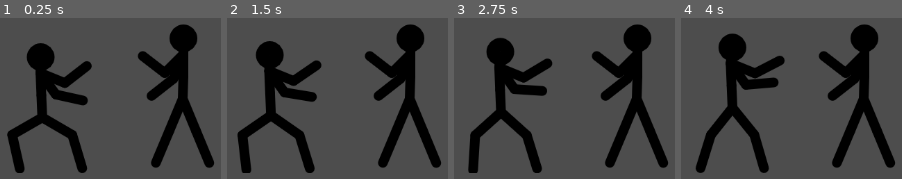
Above: before the commit, frames 1-4 (left to right).
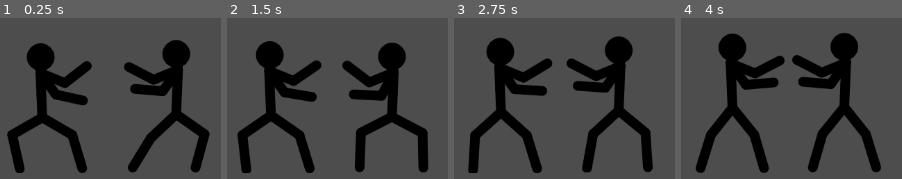
Above: after the commit, the same moments.

Repository: joshua-yoon1030/slowmo
Game: Godot game, scene res://Scenes/MainGame2P.tscn
Same seed, same stepped clock (60 frames per second), same inputs: the game is played once before the commit and once after it. The project has no main scene, so this scene is started directly.
Inputs:
- Up to frame 1 (0.25 s): no input
- Up to frame 2 (1.5 s): tap Enter at 0.5 s; tap D (p1high) at 0.6 s; hold S (p1back) from 1.28 s (still down); tap A (p1low) at 1.35 s
- Up to frame 3 (2.75 s): release S (p1back) at 2.03 s; tap K (p2back) at 2.1 s
- Up to frame 4 (4 s): tap L (p2high) at 2.85 s; hold S (p1back) from 3.53 s (still down); tap J (p2low) at 3.6 s

The runs differ from the first frame. In frame 1, 11% of the frame differs, in the area x 56-97%, y 3-97%; in frame 2, 15%; in frame 3, 16%; in frame 4, 16%, in the area x 50-97%, y 3-96%.

Commit message:
Added P2 Idle animation

Diff:
--- a/Scenes/MainGame2P.tscn
+++ b/Scenes/MainGame2P.tscn
@@ -13,6 +13,6 @@
 position = Vector2(509, 435)
 
 [node name="player2" parent="." instance=ExtResource("2_c6co6")]
-position = Vector2(698, 508)
+position = Vector2(670, 434)
 
 [node name="RoundTimer" parent="." instance=ExtResource("4_g4unr")]
--- a/Scenes/player_2.tscn
+++ b/Scenes/player_2.tscn
@@ -1,20 +1,114 @@
-[gd_scene load_steps=4 format=3 uid="uid://egbhsubu762j"]
+[gd_scene load_steps=27 format=3 uid="uid://egbhsubu762j"]
 
-[ext_resource type="Texture2D" uid="uid://d17gil2idpx0n" path="res://P2Animations/idle/idle_0000.png" id="1_wkcja"]
+[ext_resource type="Texture2D" uid="uid://b10fmysdigtdy" path="res://P2Animations/idle/p2Idle_0000.png" id="1_sg5fg"]
+[ext_resource type="Texture2D" uid="uid://dcwjn6vn00waf" path="res://P2Animations/idle/p2Idle_0001.png" id="2_064nc"]
 [ext_resource type="Script" uid="uid://bnwmelau6p4rp" path="res://Scripts/player_2.gd" id="2_cgts5"]
+[ext_resource type="Texture2D" uid="uid://bhfp6basrl1li" path="res://P2Animations/idle/p2Idle_0002.png" id="3_utg3y"]
+[ext_resource type="Texture2D" uid="uid://c74uhcu7p6eri" path="res://P2Animations/idle/p2Idle_0003.png" id="4_yb6qd"]
+[ext_resource type="Texture2D" uid="uid://dbpwfwupp5w06" path="res://P2Animations/idle/p2Idle_0004.png" id="5_kmca1"]
+[ext_resource type="Texture2D" uid="uid://rwd5teoegasi" path="res://P2Animations/idle/p2Idle_0005.png" id="6_kgtdn"]
+[ext_resource type="Texture2D" uid="uid://cthcv56c7dpq1" path="res://P2Animations/idle/p2Idle_0006.png" id="7_s081i"]
+[ext_resource type="Texture2D" uid="uid://cjbch6q5xubq" path="res://P2Animations/idle/p2Idle_0007.png" id="8_achxb"]
+[ext_resource type="Texture2D" uid="uid://dt44xmmnsxwh" path="res://P2Animations/idle/p2Idle_0008.png" id="9_0mk22"]
+[ext_resource type="Texture2D" uid="uid://c7ncupgv3udhr" path="res://P2Animations/idle/p2Idle_0009.png" id="10_kx34b"]
+[ext_resource type="Texture2D" uid="uid://chv6j6aeui2fp" path="res://P2Animations/idle/p2Idle_0010.png" id="11_ia3qp"]
+[ext_resource type="Texture2D" uid="uid://b5oijo3tvlr2u" path="res://P2Animations/idle/p2Idle_0011.png" id="12_ba12c"]
+[ext_resource type="Texture2D" uid="uid://iqhvdgutrcpm" path="res://P2Animations/idle/p2Idle_0012.png" id="13_etd2g"]
+[ext_resource type="Texture2D" uid="uid://bnukj7yjuoh0k" path="res://P2Animations/idle/p2Idle_0013.png" id="14_2xhua"]
+[ext_resource type="Texture2D" uid="uid://dmofb8s1vepfv" path="res://P2Animations/idle/p2Idle_0014.png" id="15_7jg8n"]
+[ext_resource type="Texture2D" uid="uid://3bhliaovk5d8" path="res://P2Animations/idle/p2Idle_0015.png" id="16_vblla"]
+[ext_resource type="Texture2D" uid="uid://cbav23vj6fxue" path="res://P2Animations/idle/p2Idle_0016.png" id="17_u3fu5"]
+[ext_resource type="Texture2D" uid="uid://bnj3h0l5kyohg" path="res://P2Animations/idle/p2Idle_0017.png" id="18_ryvcr"]
+[ext_resource type="Texture2D" uid="uid://c728rfcokawto" path="res://P2Animations/idle/p2Idle_0018.png" id="19_una76"]
+[ext_resource type="Texture2D" uid="uid://crqduonr6vcsg" path="res://P2Animations/idle/p2Idle_0019.png" id="20_ctwtc"]
+[ext_resource type="Texture2D" uid="uid://cnj8jvrl53pgy" path="res://P2Animations/idle/p2Idle_0020.png" id="21_084ek"]
+[ext_resource type="Texture2D" uid="uid://ktedqtd2iowx" path="res://P2Animations/idle/p2Idle_0021.png" id="22_1ojsm"]
+[ext_resource type="Texture2D" uid="uid://dcrgign1boytx" path="res://P2Animations/idle/p2Idle_0022.png" id="23_xycvl"]
+[ext_resource type="Texture2D" uid="uid://cysk0mtv1nntb" path="res://P2Animations/idle/p2Idle_0023.png" id="24_wmcv7"]
 
 [sub_resource type="SpriteFrames" id="SpriteFrames_8xjnt"]
 animations = [{
 "frames": [{
 "duration": 1.0,
-"texture": ExtResource("1_wkcja")
+"texture": ExtResource("1_sg5fg")
+}, {
+"duration": 1.0,
+"texture": ExtResource("2_064nc")
+}, {
+"duration": 1.0,
+"texture": ExtResource("3_utg3y")
+}, {
+"duration": 1.0,
+"texture": ExtResource("4_yb6qd")
+}, {
+"duration": 1.0,
+"texture": ExtResource("5_kmca1")
+}, {
+"duration": 1.0,
+"texture": ExtResource("6_kgtdn")
+}, {
+"duration": 1.0,
+"texture": ExtResource("7_s081i")
+}, {
+"duration": 1.0,
+"texture": ExtResource("8_achxb")
+}, {
+"duration": 1.0,
+"texture": ExtResource("9_0mk22")
+}, {
+"duration": 1.0,
+"texture": ExtResource("10_kx34b")
+}, {
+"duration": 1.0,
+"texture": ExtResource("11_ia3qp")
+}, {
+"duration": 1.0,
+"texture": ExtResource("12_ba12c")
+}, {
+"duration": 1.0,
+"texture": ExtResource("13_etd2g")
+}, {
+"duration": 1.0,
+"texture": ExtResource("14_2xhua")
+}, {
+"duration": 1.0,
+"texture": ExtResource("15_7jg8n")
+}, {
+"duration": 1.0,
+"texture": ExtResource("16_vblla")
+}, {
+"duration": 1.0,
+"texture": ExtResource("17_u3fu5")
+}, {
+"duration": 1.0,
+"texture": ExtResource("18_ryvcr")
+}, {
+"duration": 1.0,
+"texture": ExtResource("19_una76")
+}, {
+"duration": 1.0,
+"texture": ExtResource("20_ctwtc")
+}, {
+"duration": 1.0,
+"texture": ExtResource("21_084ek")
+}, {
+"duration": 1.0,
+"texture": ExtResource("22_1ojsm")
+}, {
+"duration": 1.0,
+"texture": ExtResource("23_xycvl")
+}, {
+"duration": 1.0,
+"texture": ExtResource("24_wmcv7")
 }],
-"loop": false,
+"loop": true,
 "name": &"idle",
-"speed": 5.0
+"speed": 12.0
 }]
 
 [node name="player2" type="AnimatedSprite2D"]
 sprite_frames = SubResource("SpriteFrames_8xjnt")
 animation = &"idle"
+autoplay = "idle"
+frame_progress = 0.36557
 script = ExtResource("2_cgts5")
Binary file added: P2Animations/idle/p2Idle_0000.png
Not shown, added: P2Animations/idle/p2Idle_0000.png.import
Binary file added: P2Animations/idle/p2Idle_0001.png
Not shown, added: P2Animations/idle/p2Idle_0001.png.import
Binary file added: P2Animations/idle/p2Idle_0002.png
Not shown, added: P2Animations/idle/p2Idle_0002.png.import
Binary file added: P2Animations/idle/p2Idle_0003.png
Not shown, added: P2Animations/idle/p2Idle_0003.png.import
Binary file added: P2Animations/idle/p2Idle_0004.png
Not shown, added: P2Animations/idle/p2Idle_0004.png.import
Binary file added: P2Animations/idle/p2Idle_0005.png
Not shown, added: P2Animations/idle/p2Idle_0005.png.import
(and 38 more such lines)
